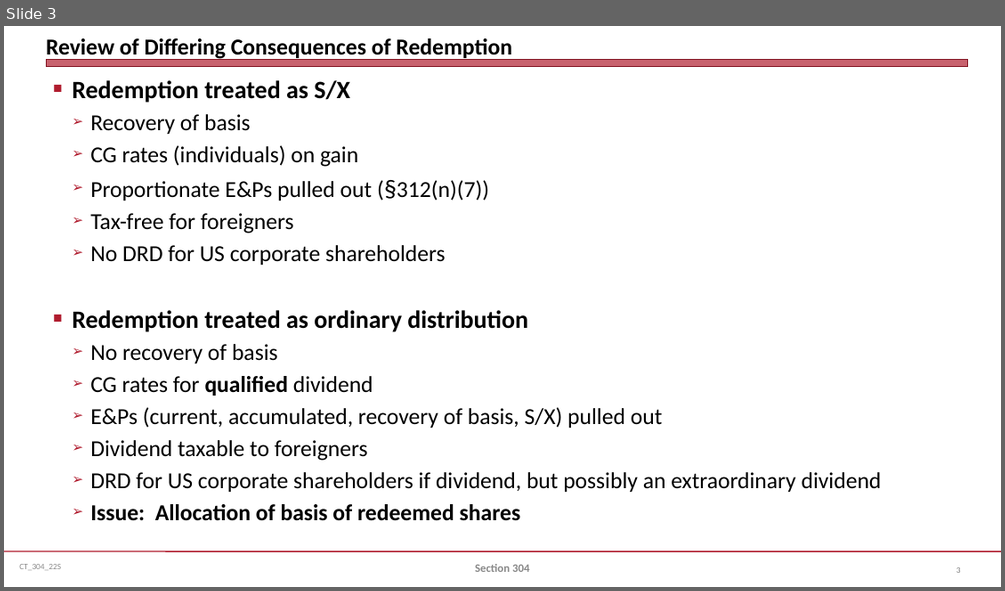
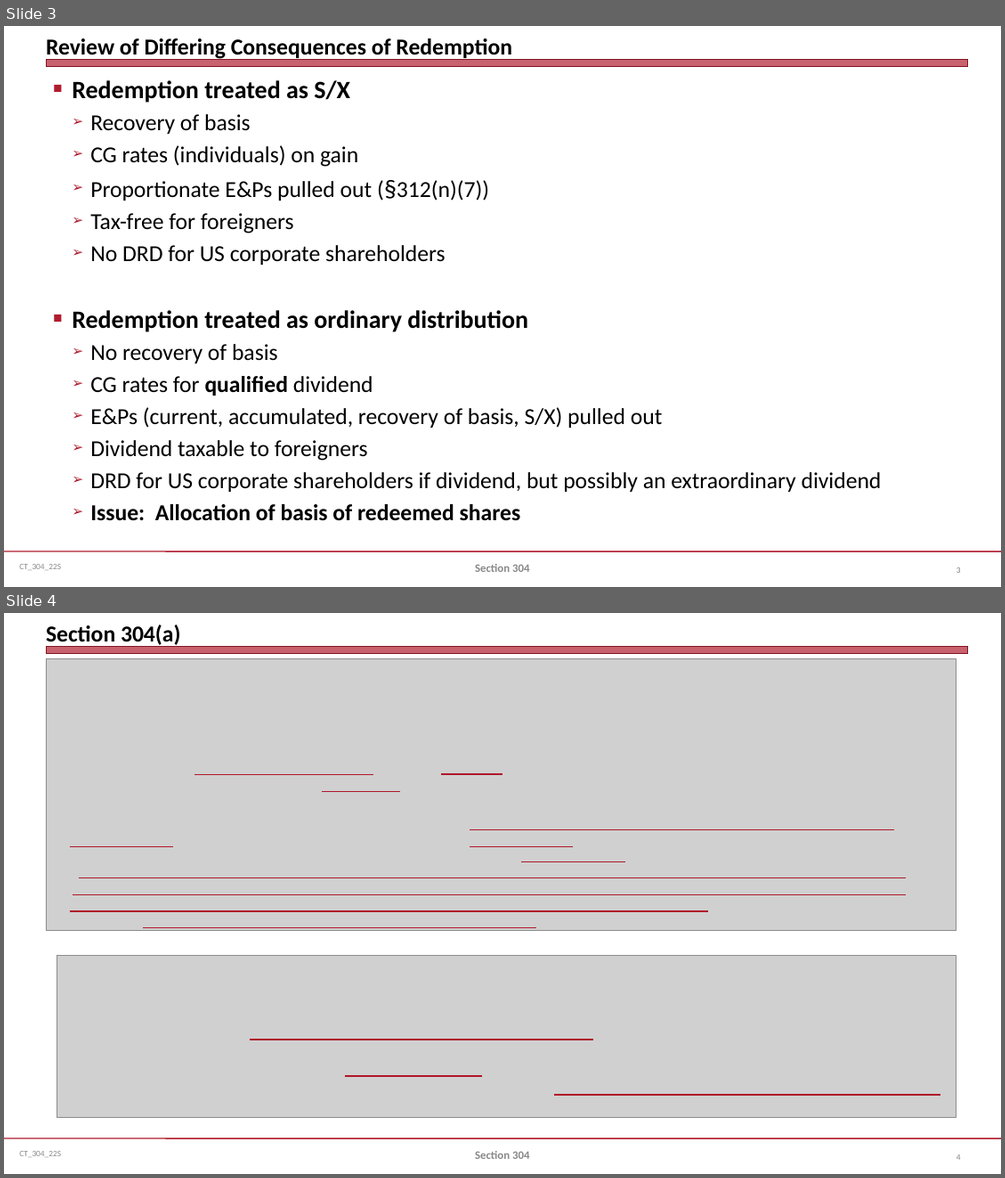
Before and after one commit to jmc877/Corporate-Tax, a slide deck: slides/CT_304_22S.pptx. Shown one above the other, each under a label of ours: slide 3 before the commit, slides 3 and 4 after it. The pictures are 1005x591 and 1005x1178 pixels, drawn with LibreOffice and Linux fonts; fonts in the diff are those of the drawing; grey boxes stand for pictures. Boxes give left, top, right and bottom in pixels: in the first picture for what was removed or moved away, otherwise in the second. Text is boxed around its words. In the diff, an @@ line names an element or a change of style, - is before the commit and + after.

```diff
--- a/slides/CT_304_22S.pptx
+++ b/slides/CT_304_22S.pptx
@@ slide 4 added at <box>4,613,1001,1174</box>, background #FFFFFF; not listed: 3 template elements that a slide beside it also shows @@
@@ title added at <box>46,625,181,647</box>, 22 pt, text #000000, bold @@
+Section 304(a)
@@ picture added at <box>46,658,956,930</box> @@
@@ line added from (194, 774) to (373, 774), #B0182A 1.25 pt @@
@@ line added from (322, 792) to (399, 792), #B0182A 1.25 pt @@
@@ line added from (441, 774) to (502, 774), #B0182A 1.25 pt @@
@@ line added from (70, 847) to (173, 847), #B0182A 1.25 pt @@
@@ line added from (469, 830) to (894, 830), #B0182A 1.25 pt @@
@@ line added from (469, 846) to (573, 846), #B0182A 1.25 pt @@
@@ line added from (79, 877) to (906, 877), #B0182A 1.25 pt @@
@@ line added from (521, 862) to (624, 862), #B0182A 1.25 pt @@
@@ line added from (72, 895) to (906, 895), #B0182A 1.25 pt @@
@@ line added from (70, 911) to (708, 911), #B0182A 1.25 pt @@
@@ line added from (143, 928) to (536, 928), #B0182A 1.25 pt @@
@@ picture added at <box>57,956,956,1118</box> @@
@@ line added from (250, 1039) to (593, 1039), #B0182A 1.75 pt @@
@@ line added from (345, 1076) to (482, 1076), #B0182A 1.75 pt @@
@@ line added from (554, 1094) to (940, 1094), #B0182A 1.75 pt @@
@@ text added at <box>475,1151,530,1159</box>, 11 pt, text #898989, bold @@
+Section 304
@@ page number added at <box>956,1154,961,1159</box>, 8 pt, text #808080 @@
+4
```
Also in this commit, not shown: 4 slides changed, 1 other slide added.
